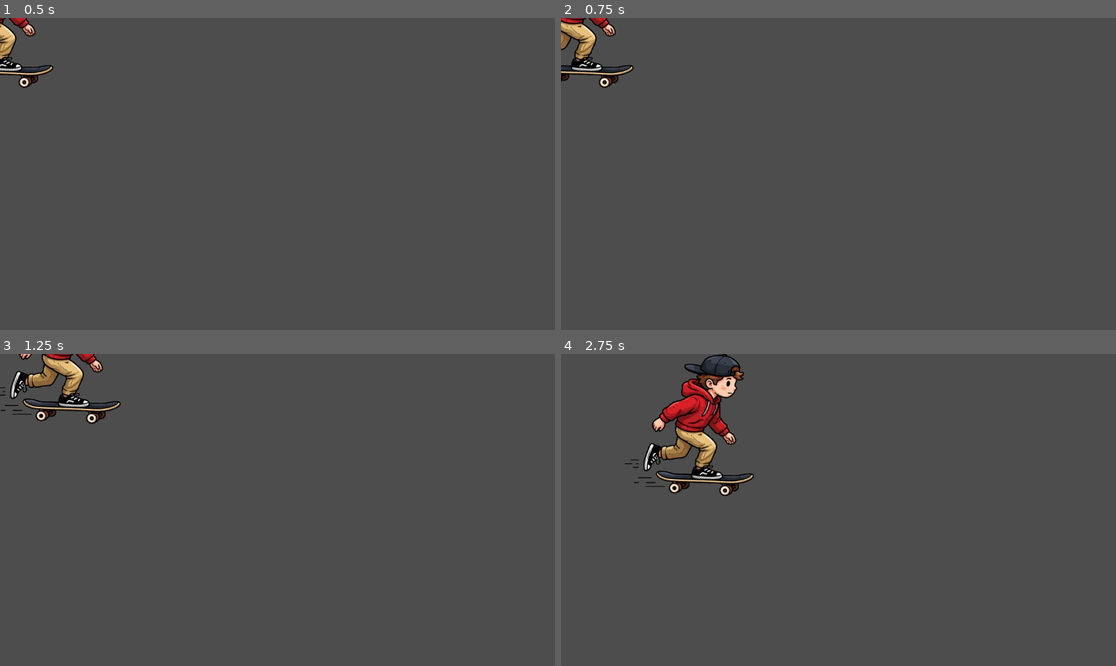
Above: before the commit, frames 1-4 (two rows, left to right).
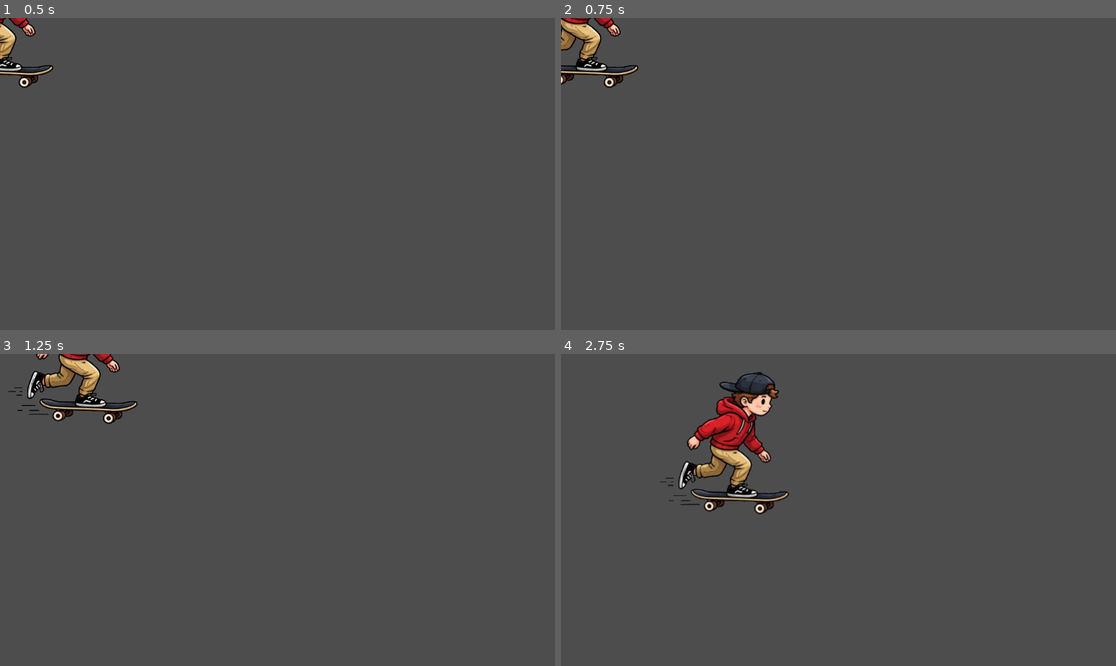
Above: after the commit, the same moments.

Repository: CCV-JamesNye/Game-Programming
Game: Godot game, scene res://week_3_player_control.tscn
Two runs of this game, one before a commit and one after it. Both use one fixed random seed, a clock stepped at 60 frames per second and the inputs below.
Inputs:
- Up to frame 1 (0.5 s): no input
- Up to frame 2 (0.75 s): tap Enter at 0.5 s; hold D (move_right) from 0.53 s (still down)
- Up to frame 3 (1.25 s): keep holding D (move_right)
- Up to frame 4 (2.75 s): release D (move_right) at 1.28 s; hold S (move_down) 1.28-2.03 s; hold D (move_right) from 2.03 s (still down)

Frame 1 is identical in both runs. In frame 2, 1.2% of the frame differs, in the area x 0-15%, y 0-23%; in frame 3, 2.8%; in frame 4, 6.8%, in the area x 11-42%, y 0-52%.

Commit message:
normalize direction
added direction.normalized()
tested player movement

Diff:
--- a/player-controller-prototype/player.gd
+++ b/player-controller-prototype/player.gd
@@ -1,7 +1,7 @@
 extends Node2D
 
 #Speed
-var speed : float = 200
+@export var speed : float = 200
 
 #Player Movement
 func _process(delta: float) -> void:
@@ -19,5 +19,5 @@
 	if Input.is_action_pressed("move_up"):
 		direction.y -= 1
 
-	position += direction * speed * delta
+	position += direction.normalized() * speed * delta
 	pass
--- a/player-controller-prototype/week_3_player_control.tscn
+++ b/player-controller-prototype/week_3_player_control.tscn
@@ -7,6 +7,7 @@
 
 [node name="Player" type="Node2D" parent="." unique_id=950262255]
 script = ExtResource("1_u302n")
+speed = 250.0
 
 [node name="Sprite2D" type="Sprite2D" parent="Player" unique_id=976224022]
 texture = ExtResource("2_vmf8u")
